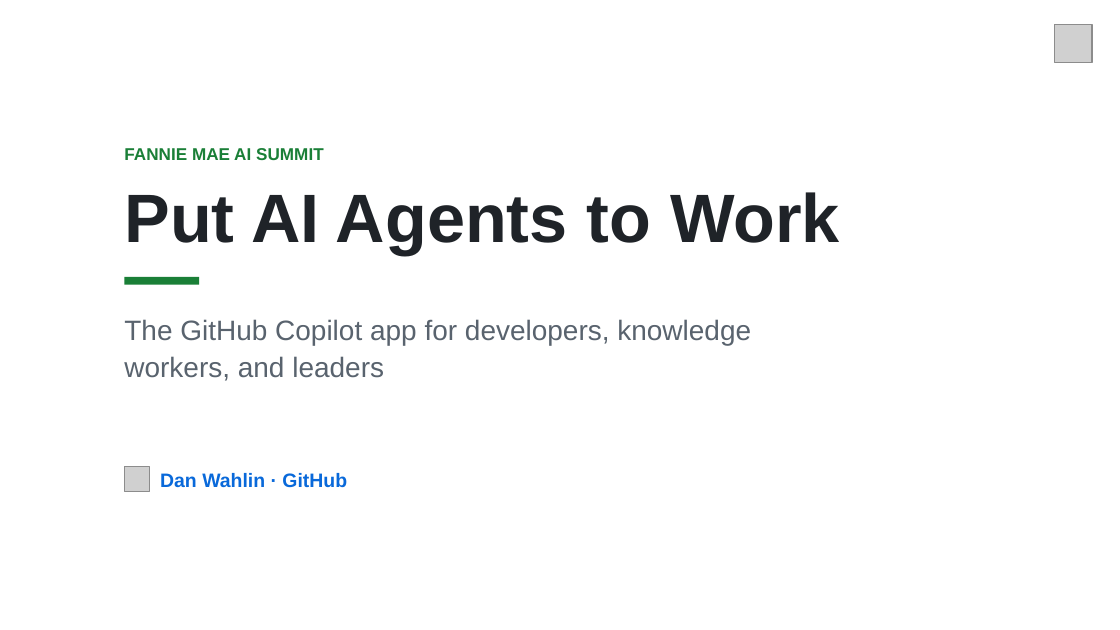
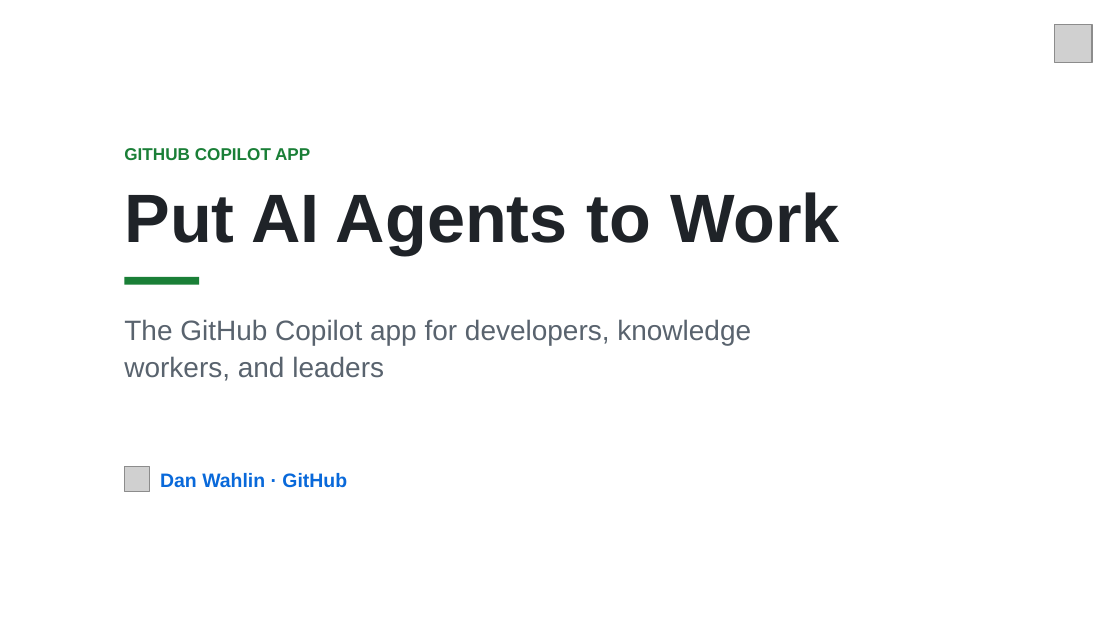
Before and after one commit to DanWahlin/housing-market-demo, a slide deck: slide 1 of talk/copilot-app-put-ai-agents-to-work.pptx. Drawn at 1120x630 pixels with LibreOffice and Linux fonts; fonts in the diff are those of the drawing; grey boxes stand for pictures; background and template pictures are left out. Boxes give left, top, right and bottom in pixels: in the first picture for what was removed or moved away, otherwise in the second. Text is boxed around its words. In the diff, an @@ line names an element or a change of style, - is before the commit and + after.

Commit message:
Remove event name from talk deck title slide

```diff
--- a/talk/copilot-app-put-ai-agents-to-work.pptx
+++ b/talk/copilot-app-put-ai-agents-to-work.pptx
@@ text at [124,148,310,160]: text changed @@
-FANNIE MAE AI SUMMIT
+GITHUB COPILOT APP
```
